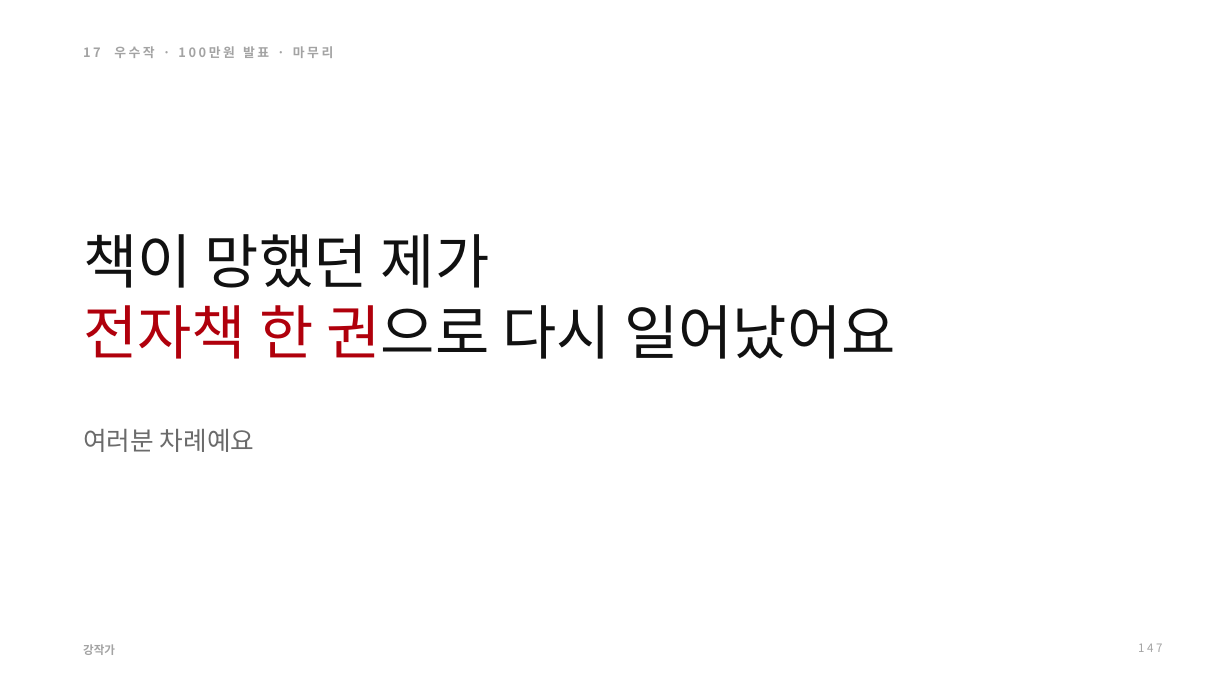
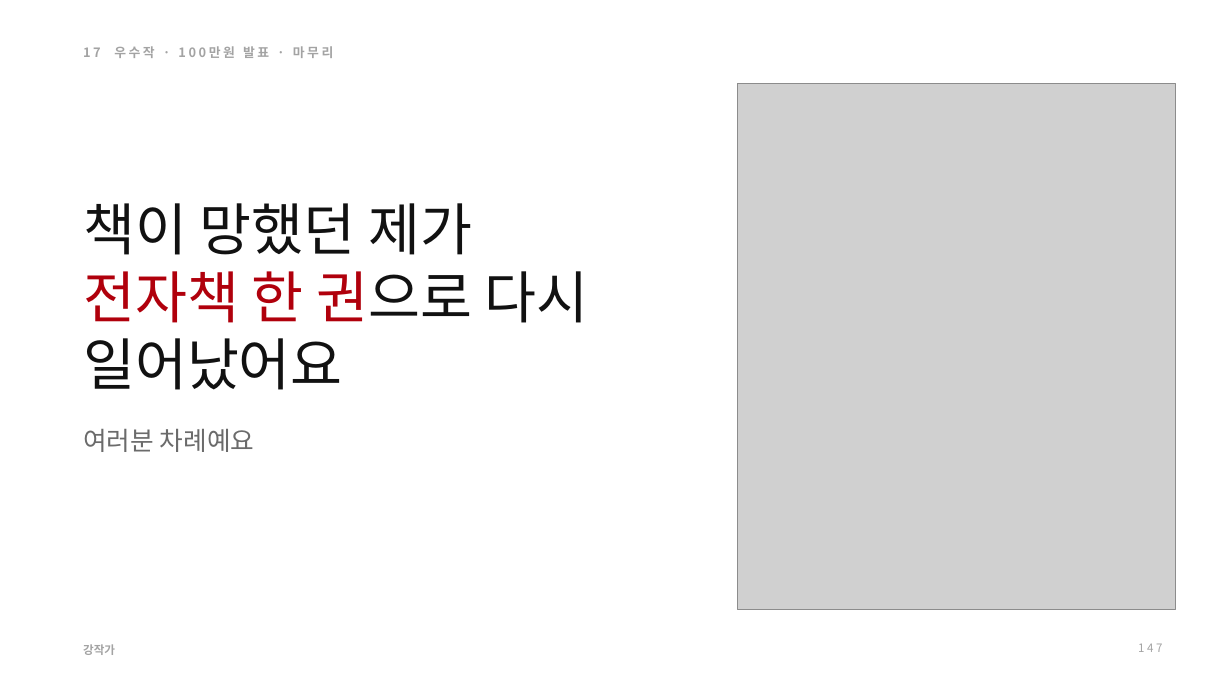
Before and after one commit to byoungjokang/-, a slide deck: slide 147 of 자동 전자책/라이브PPT/무료라이브_PPT_v9_미니멀레드.pptx. Drawn at 1232x693 pixels with LibreOffice and Linux fonts; fonts in the diff are those of the drawing; grey boxes stand for pictures. Boxes give left, top, right and bottom in pixels: in the first picture for what was removed or moved away, otherwise in the second. Text is boxed around its words. In the diff, an @@ line names an element or a change of style, - is before the commit and + after.

```diff
--- a/자동 전자책/라이브PPT/무료라이브_PPT_v9_미니멀레드.pptx
+++ b/자동 전자책/라이브PPT/무료라이브_PPT_v9_미니멀레드.pptx
@@ picture added at [738,83,1175,610] @@
@@ text "책이 망했던 제가" at [83,203,589,390]: size 46 to 44 pt @@
```
Also in this commit, not shown: 2 other slides changed, 6 other files.
